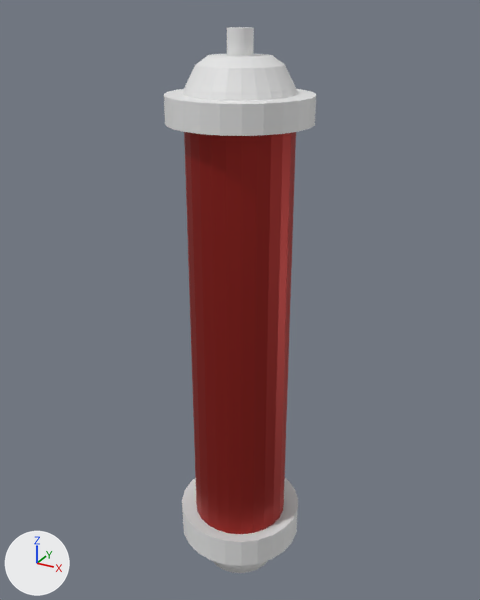
The FBX model Alight/Assets/3D object/Fuse.fbx: old version first, new version second.
One viewpoint serves both versions: a camera (50 mm lens) standing at (0.179, -0.317, 0.798) and looking at (0.042, -0.067, 0.674). The axes (+X, +Y, +Z) are drawn at lower left. The lights are the same throughout. Where no turn or scale is listed for an object, it has been applied to the vertices. Vertices at the same position are counted once.

The older version as bpy lines, for what is in view:
```python
me_cylinder = bpy.data.meshes.new('Cylinder')
me_cylinder.from_pydata(...)  # 456 vertices, 434 faces; spans x -0.03..0.03, y -0.03..0.03, z -0.161..0.11
# faces by material slot: [24, 410]
me_cylinder.materials.append(mat_glass)  # red #a52b25
me_cylinder.materials.append(mat_material)  # white #e7e7e7
ob_cylinder = bpy.data.objects.new('Cylinder', me_cylinder)
ob_cylinder.location = (0.046, -0.0744, 0.681)
```
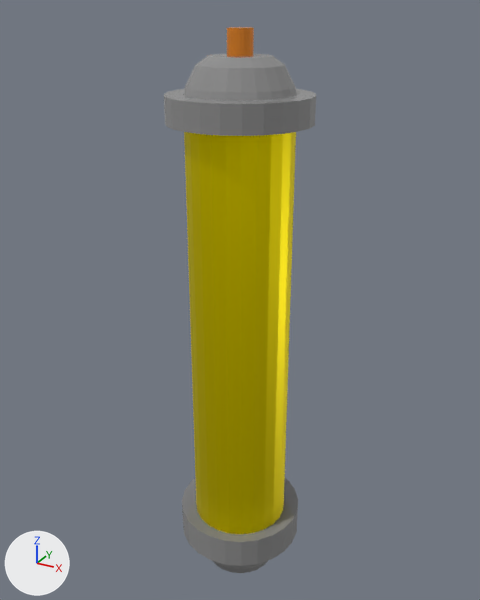
Where the change shows, as pixel boxes [x1, y1, x2, y2] in the pictures (480 x 600 px):
part 1 of me_cylinder, recoloured (red to yellow): [184, 132, 296, 534] in both
part 2 of me_cylinder, recoloured: [227, 27, 254, 56] in both
part 3 of me_cylinder, recoloured: [182, 478, 298, 573] in both
part 4 of me_cylinder, recoloured (white to grey): [164, 54, 316, 136] in both

What the commit changed:
Material 'Body' (mat_body) is new.
Its base color is (1.0, 0.838, 0.0) (yellow #ffec00).
Its metallic is 1.0.
Material 'Head' (mat_head) is new.
Its base color is (0.27, 0.27, 0.27) (grey #8e8e8e).
Its roughness is 0.138.
Material 'Pin' (mat_pin) is new.
Its base color is (0.801, 0.242, 0.0145) (orange #e78720).
Its metallic is 0.252.
Its roughness is 0.311.
me_cylinder has 456 vertices, 434 faces and spans x -0.03..0.03, y -0.03..0.03, z -0.161..0.11.
me_cylinder is used by ob_cylinder; location (0.046, -0.0744, 0.681).
me_cylinder part 1: all 24 faces that had it switch from mat_glass (red #a52b25) to mat_body (yellow #ffec00).
me_cylinder part 2: all 50 faces centred in x -0.005..0.005, y -0.005..0.005, z -0.161..0.11 switch from mat_material (white #e7e7e7) to mat_pin (orange #e78720).
me_cylinder part 3: all 192 faces centred in x -0.03..0.03, y -0.03..0.03, z -0.153..-0.119 switch from mat_material (white #e7e7e7) to mat_head (grey #8e8e8e).
me_cylinder part 4: all 168 faces centred in x -0.03..0.03, y -0.03..0.03, z 0.076..0.1 switch from mat_material (white #e7e7e7) to mat_head (grey #8e8e8e).
